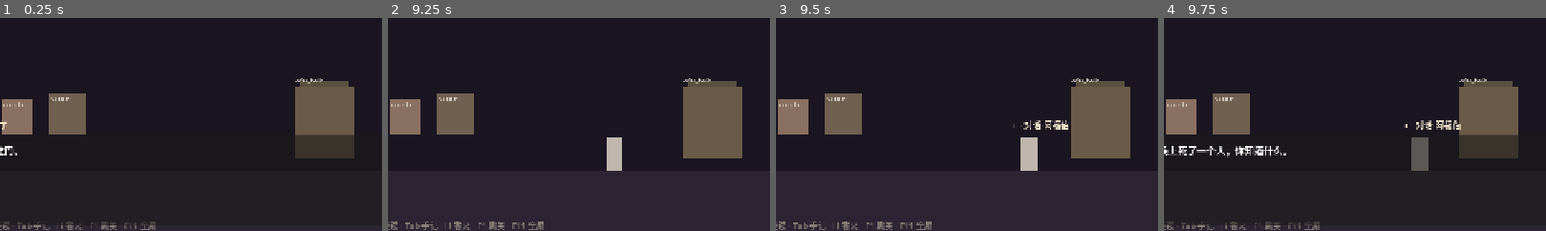
Above: before the commit, frames 1-4 (left to right).
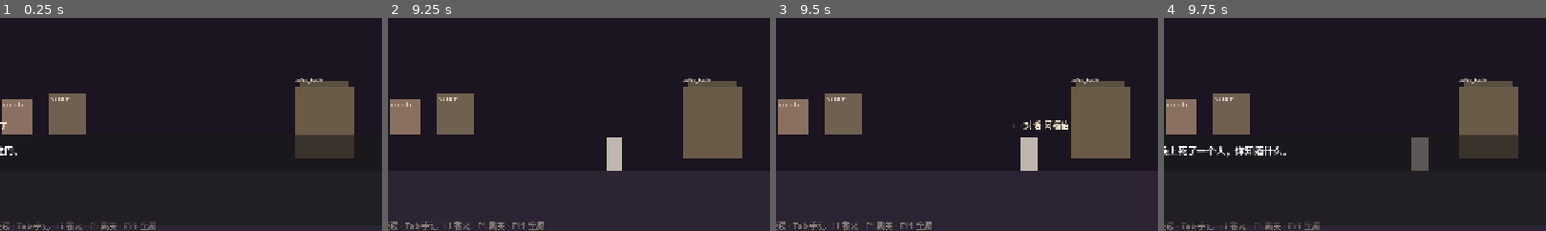
Above: after the commit, the same moments.

Repository: Maplemaiden/tales-of-qixia
Game: Godot game, scene res://scenes/act3/hut_3.tscn
Two runs of this game, one before a commit and one after it. Both use one fixed random seed, a clock stepped at 60 frames per second and the inputs below. This scene is started directly instead of the project's main scene.
Inputs (mouse positions are % of the whole screen's width and height, from its top left):
- Up to frame 1 (0.25 s): no input
- Up to frame 2 (9.25 s): click "全屏" at 0.5 s; click "窗口" at 1.25 s; tap Enter at 2, 4.25 s; move the mouse to (45, 70) at 2.02 s; hold E (interact) 2.03-2.78 s; hold D (move_right) 2.03-3.53 s; click (45, 70) at 2.17 s; tap Space at 2.75, 6.5 s; move the mouse to (80, 65) at 2.77 s; tap H (hint) at 2.85 s; tap E (interact) every 1.5 s from 3.05 to 9.05 s; move the mouse to (20, 34) at 3.52 s; hold E (interact) 3.53-4.28 s; hold A (move_left) 3.53-5.78 s; move the mouse to (55, 50) at 4.27 s; tap Tab (notebook) at 4.35 s; click (55, 50) at 4.42 s; move the mouse to (35, 24) at 5.02 s; hold E (interact) 5.03-5.78 s; tap 1 at 5.1 s; move the mouse to (72, 45) at 5.77 s; hold D (move_right) from 5.78 s (still down); tap 2 at 5.85 s; move the mouse to (30, 55) at 6.52 s; hold E (interact) 6.53-7.28 s; tap 3 at 6.6 s; click (30, 55) at 6.67 s; move the mouse to (60, 27) at 7.27 s; tap 4 at 7.35 s; move the mouse to (45, 70) at 8.02 s; hold E (interact) 8.03-8.78 s; tap 5 at 8.1 s; move the mouse to (80, 65) at 8.77 s; tap 6 at 8.85 s; click (80, 65) at 8.92 s
- Up to frame 3 (9.5 s): keep holding D (move_right)
- Up to frame 4 (9.75 s): move the mouse to (20, 34) at 9.52 s; release D (move_right) at 9.53 s; hold A (move_left) from 9.53 s (still down); hold E (interact) from 9.53 s (still down); tap 7 at 9.6 s
The pictures show only the part of the screen within x 15-65%, y 47-97%; the shares and areas given below are measured in that part.

Frames 1-3 are identical in both runs. In frame 4, 0.4% of the frame differs, in the area x 62-78%, y 47-53%.

Commit message:
Fix Afu dialogue reentrancy reopening the S3-4 clue sort.
Keep the scene locked across awaits and ignore repeat E presses so progress is not rolled back after a successful solve.

Co-authored-by: Cursor <cursoragent@cursor.com>

Diff:
--- a/game/scripts/act3/hut_3.gd
+++ b/game/scripts/act3/hut_3.gd
@@ -16,7 +16,9 @@
 var _card_list: VBoxContainer
 var _order: Array[int] = []
 var _sorting: bool = false
+var _afu_busy: bool = false
 var _feedback: Label
+var _afu_area: Interactable
 
 
 func get_room_width() -> float:
@@ -30,7 +32,8 @@
 	add_prop(Vector2(280, 470), Vector2(60, 50), Color("706050"), "Score")
 	add_prop(Vector2(40, 500), Vector2(70, 50), Color("3a3028"), "Chest")
 
-	make_interactable("afu_talk", "对话·阿福伯", Vector2(690, 460), Vector2(100, 120), Color("6a5a48"), false).interacted.connect(_on_afu)
+	_afu_area = make_interactable("afu_talk", "对话·阿福伯", Vector2(690, 460), Vector2(100, 120), Color("6a5a48"), false)
+	_afu_area.interacted.connect(_on_afu)
 	make_interactable("comb", "查看·梳子", Vector2(200, 500), Vector2(50, 40), Color("8a7060"), true).interacted.connect(_on_comb)
 	make_interactable("score", "查看·曲谱", Vector2(280, 490), Vector2(60, 50), Color("706050"), true).interacted.connect(_on_score)
 	make_interactable("chest", "查看·旧木箱", Vector2(40, 500), Vector2(70, 50), Color("3a3028"), true).interacted.connect(_on_chest)
@@ -120,14 +123,26 @@
 			(node as Interactable).set_enabled(v)
 
 
+func _lock_scene() -> void:
+	if player:
+		player.locked = true
+	_set_world_interact(false)
+
+
+func _unlock_scene() -> void:
+	_set_world_interact(true)
+	if player:
+		player.locked = false
+
+
 func _show_sort() -> void:
+	if GameState.has_flag("3c_clues") or _story_step >= 2:
+		return
 	_sorting = false
 	_feedback.text = ""
 	_shuffle_and_refresh()
 	_sort_root.visible = true
-	if player:
-		player.locked = true
-	_set_world_interact(false)
+	_lock_scene()
 	status.text = "S3-4 · 线索拼凑 · 用 ↑↓ 调顺序"
 
 
@@ -222,21 +237,26 @@
 	if _order_ok():
 		_feedback.text = ""
 		_hide_sort()
+		_lock_scene()
 		# 成功：一秒静默，不要「叮」
 		await get_tree().create_timer(1.0).timeout
 		await say([
 			"山本：所以……有人把这个姑娘活活钉进了棺材？",
 			"（阿福伯点头。不说话。）",
-		])
+		], true)
+		# 吞掉推进最后一句的 E/Space，避免同帧再触发阿福伯交互
+		await get_tree().process_frame
+		await get_tree().process_frame
 		GameState.add_note("她的结局：被人活着钉进棺材，和死人合葬。")
 		GameState.set_flag("3c_clues", true)
 		GameState.puzzle_id = ""
 		_story_step = 2
-		_set_world_interact(true)
-		if player:
-			player.locked = false
+		if _afu_area:
+			_afu_area.prompt_text = "对话·阿福伯（劝告）"
+		_sorting = false
+		_afu_busy = false
+		_unlock_scene()
 		status.text = "再与阿福伯对话"
-		_sorting = false
 	else:
 		_feedback.text = "顺序还不对。再想想他是怎么开口的。"
 		await get_tree().create_timer(0.6).timeout
@@ -244,20 +264,32 @@
 
 
 func _on_comb(_by: PlayerController) -> void:
+	if _afu_busy or _sort_root.visible:
+		return
 	await say(["木梳，缠着几根长发。"])
 
 
 func _on_score(_by: PlayerController) -> void:
+	if _afu_busy or _sort_root.visible:
+		return
 	await say(["手抄的曲谱，只抄了一半。最后一行没写完。"])
 
 
 func _on_chest(_by: PlayerController) -> void:
+	if _afu_busy or _sort_root.visible:
+		return
 	await say(["锁着。锁是新的。"])
 
 
 func _on_afu(_by: PlayerController) -> void:
-	if _sort_root.visible or _sorting:
-		return
+	# 防重入：对白/墨洗/解谜 await 之间若再按 E，会开第二条协程把进度打回
+	if _afu_busy or _sorting or _sort_root.visible:
+		return
+	if GameState.has_flag("3d_afu_done"):
+		return
+
+	_afu_busy = true
+	_lock_scene()
 	match _story_step:
 		0:
 			GameState.puzzle_id = "clues"
@@ -276,19 +308,29 @@
 				"山本：说。",
 				"阿福伯：她……她不是自杀……他们把她……钉进去了……",
 				"阿福伯：活活钉进去的……和死人一起……合葬……",
-			])
+			], true)
 			await ink_wash(0.55, 0.05)
 			await say([
 				"（嫁衣下摆。苍白的手。指甲翻起。钉棺声。）",
 				"（空灵，无字幕。）",
 				"山本：……刚才，是什么。",
 				"山本：错觉。累了。",
-			])
+			], true)
 			await ink_clear()
+			await get_tree().process_frame
 			_story_step = 1
+			_afu_busy = false
 			_show_sort()
 		1:
-			await say(["先把他刚说的话按顺序理一遍。"])
+			if GameState.has_flag("3c_clues"):
+				_story_step = 2
+				_afu_busy = false
+				_unlock_scene()
+				status.text = "再与阿福伯对话"
+				return
+			await say(["先把他刚说的话按顺序理一遍。"], true)
+			await get_tree().process_frame
+			_afu_busy = false
 			_show_sort()
 		2:
 			await say([
@@ -298,7 +340,11 @@
 				"山本：田中是被凶手杀的，不是什么鬼。我自己去查清楚。",
 				"阿福伯：先生……您看不见的……比看得见的……更可怕……",
 				"山本：愚昧。我自己去查。地下室那口棺材……一定有线索。",
-			])
+			], true)
 			GameState.set_flag("3d_afu_done", true)
 			GameState.puzzle_id = ""
+			status.text = "前往日记夜…"
 			goto_scene(ScenePaths.DIARY_NIGHT)
+		_:
+			_afu_busy = false
+			_unlock_scene()
